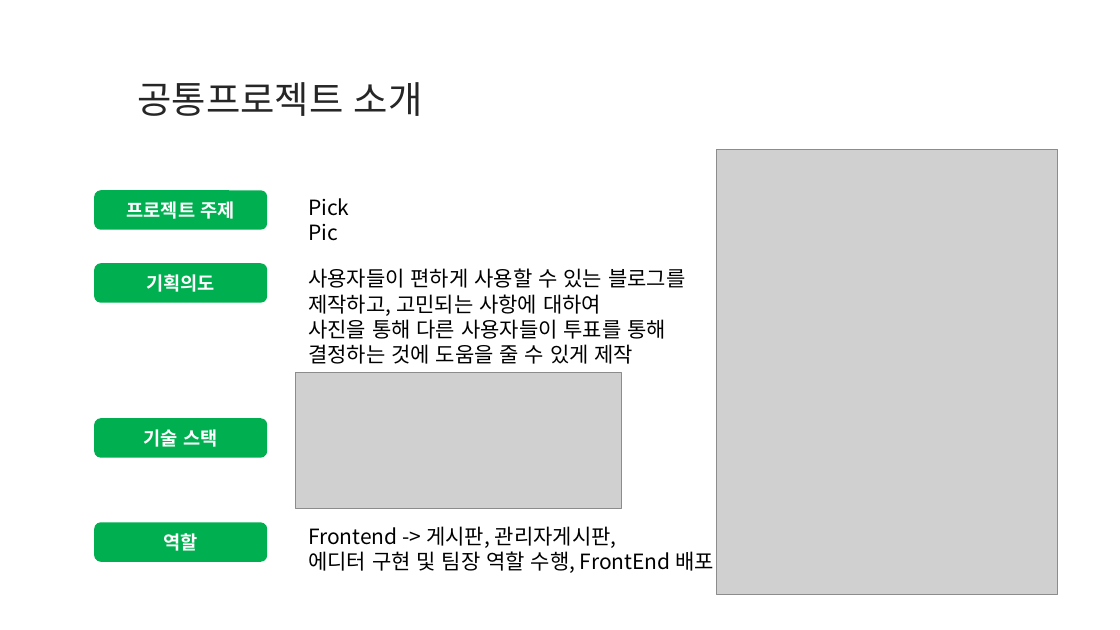
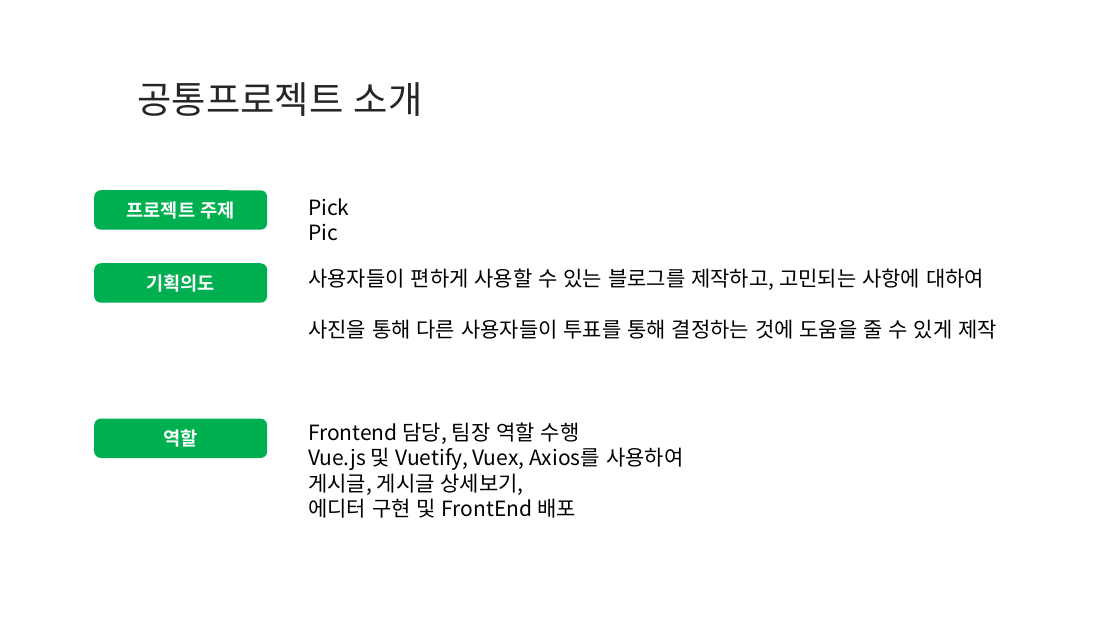
Before and after one commit to shim99887/TMI, a slide deck: slide 2 of docs/Introduce/SDS_자기소개_김영록.pptx. Drawn at 1120x630 pixels with LibreOffice and Linux fonts; fonts in the diff are those of the drawing; grey boxes stand for pictures; background and template pictures are left out. Boxes give left, top, right and bottom in pixels: in the first picture for what was removed or moved away, otherwise in the second. Text is boxed around its words. In the diff, an @@ line names an element or a change of style, - is before the commit and + after.

```diff
--- a/docs/Introduce/SDS_자기소개_김영록.pptx
+++ b/docs/Introduce/SDS_자기소개_김영록.pptx
@@ picture removed at (717, 149, 1058, 594) @@
@@ text "사용자들이 편하게 사용할 수 있는 ..." rewrapped from (308, 268, 685, 364) to (308, 268, 997, 339) @@
@@ picture removed at (296, 373, 622, 508) @@
@@ rounded rectangle "역할": place and size @@
-rounded rectangle "역할" at (94, 523, 267, 562)
+rounded rectangle "역할" at (94, 418, 267, 458)
@@ rounded rectangle removed at (94, 418, 267, 458) @@
-기술 스택
@@ text at (308, 422, 683, 518): text changed @@
-Frontend -> 게시판, 관리자게시판,
-에디터 구현 및 팀장 역할 수행, FrontEnd 배포
+Frontend 담당, 팀장 역할 수행
+Vue.js 및 Vuetify, Vuex, Axios를 사용하여
+게시글, 게시글 상세보기,
+에디터 구현 및 FrontEnd 배포
```
Also in this commit, not shown: 1 other slide changed.
